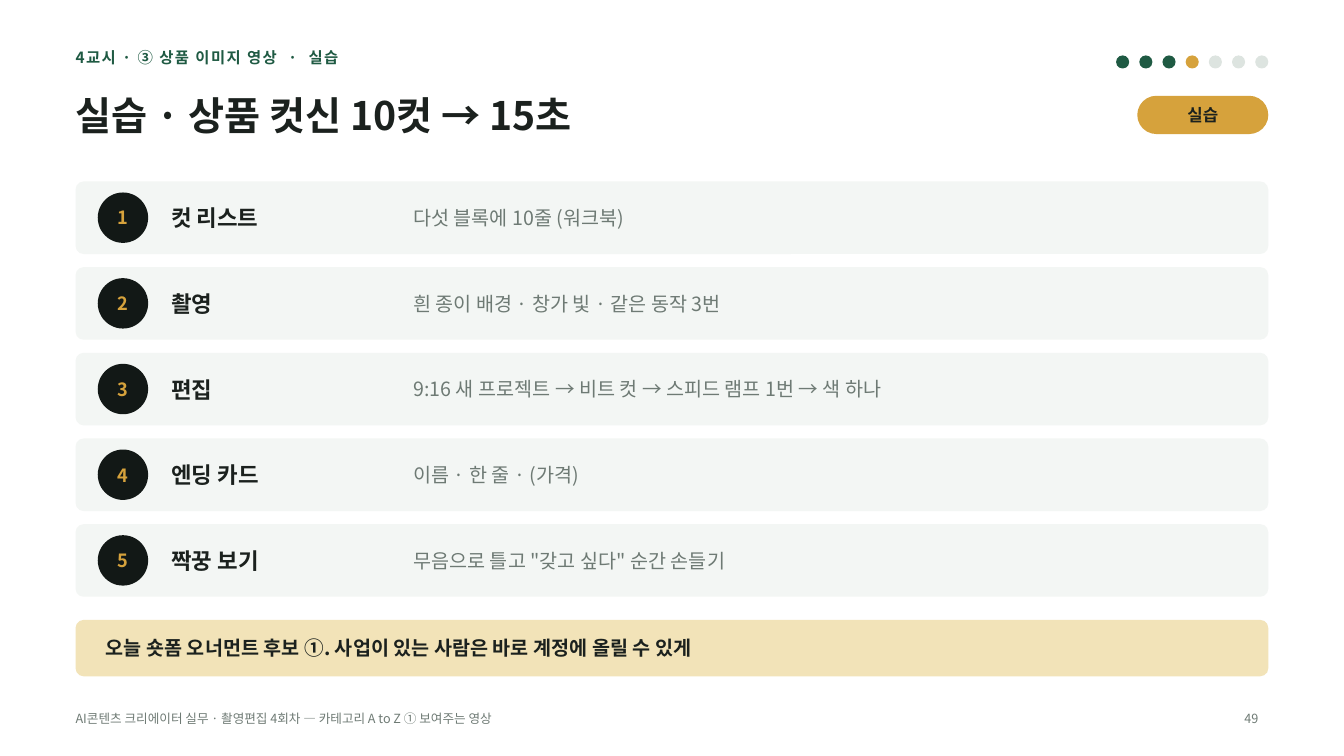
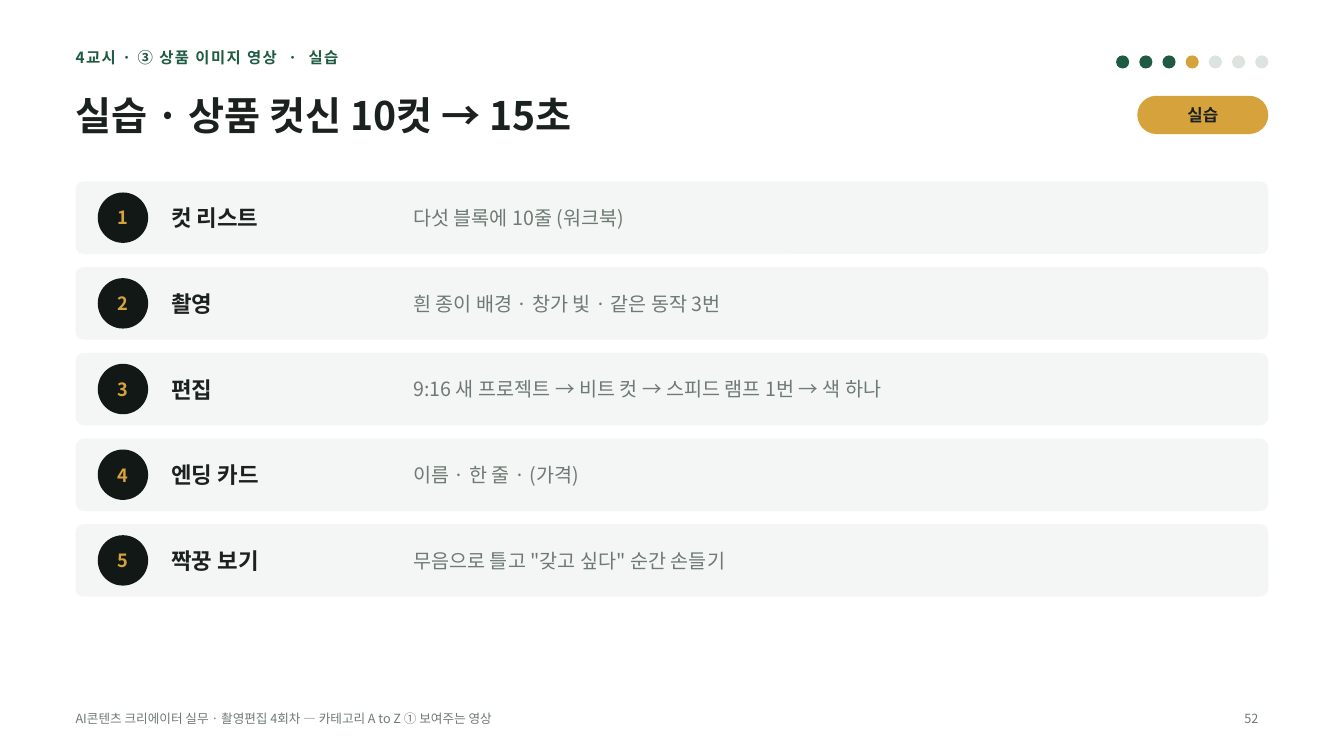
Before and after one commit to yujida/MARUBIT, a slide deck: slide 52 of lectures/04/4회차_카테고리AtoZ_보여주는영상_슬라이드.pptx (slide 49 before the commit). Drawn at 1344x756 pixels with LibreOffice and Linux fonts; fonts in the diff are those of the drawing. Boxes give left, top, right and bottom in pixels: in the first picture for what was removed or moved away, otherwise in the second. Text is boxed around its words. In the diff, an @@ line names an element or a change of style, - is before the commit and + after.

```diff
--- a/lectures/04/4회차_카테고리AtoZ_보여주는영상_슬라이드.pptx
+++ b/lectures/04/4회차_카테고리AtoZ_보여주는영상_슬라이드.pptx
@@ rounded rectangle removed at (x1=76, y1=620, x2=1268, y2=677) @@
@@ text removed at (x1=106, y1=638, x2=692, y2=657) @@
-오늘 숏폼 오너먼트 후보 ①. 사업이 있는 사람은 바로 계정에 올릴 수 있게
@@ page number at (x1=1244, y1=713, x2=1258, y2=723): text changed @@
-49
+52
```
Also in this commit, not shown: 20 other slides changed, 4 slides added, 2 slides removed, 4 other files.
